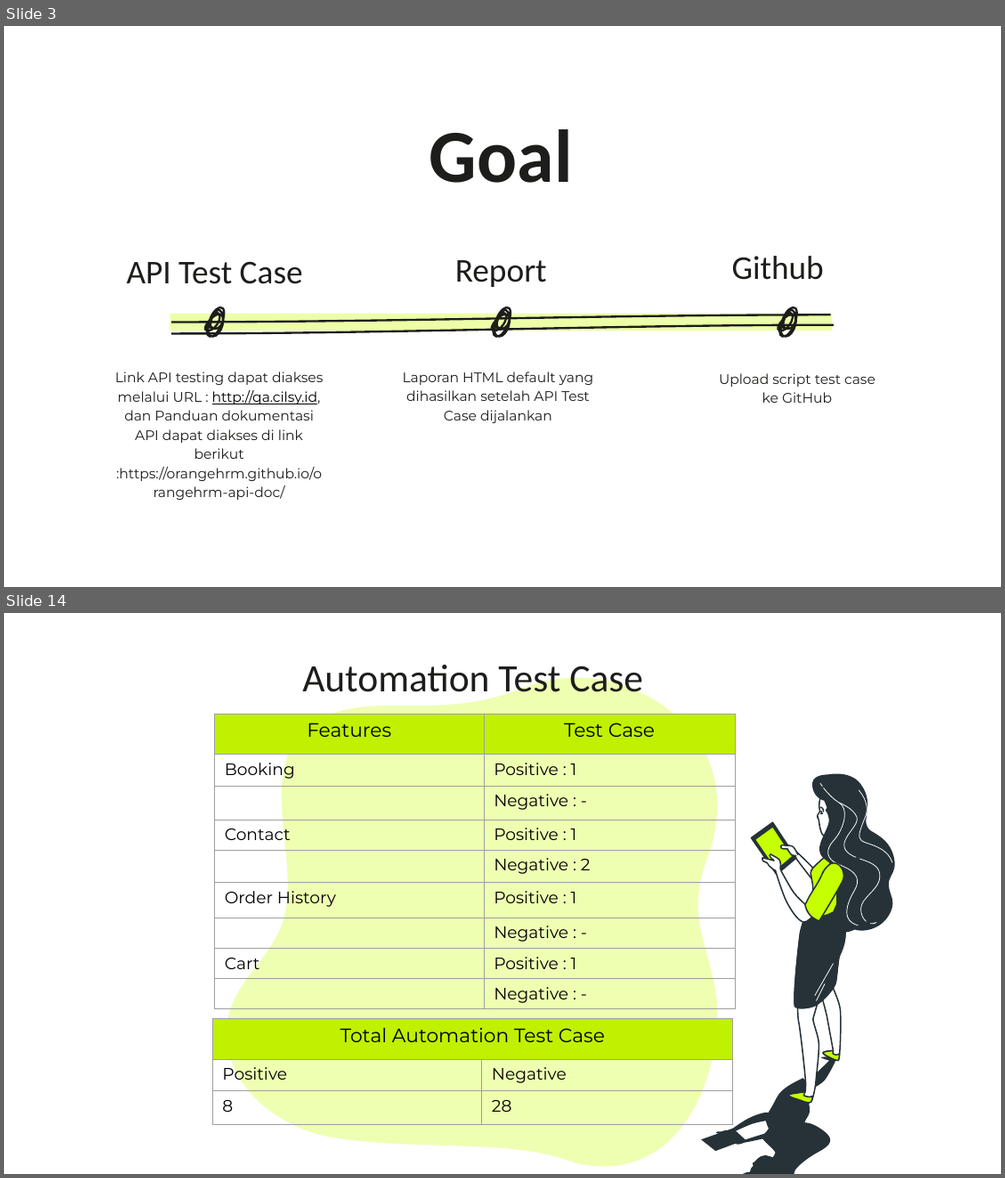
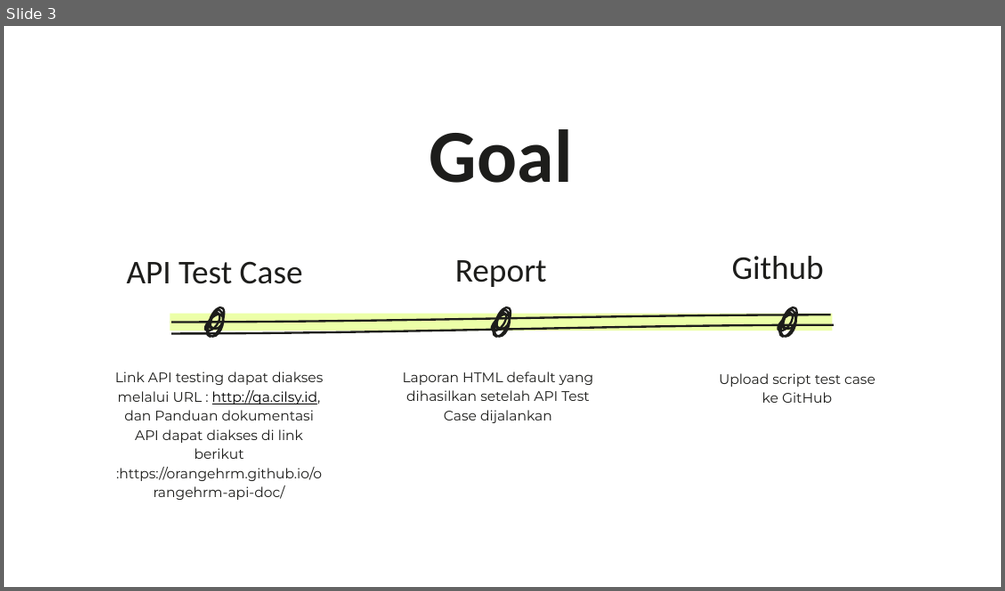
Before and after one commit to sopigp/Postman, a slide deck: SMALL PROJECT 3.pptx. Shown one above the other, each under a label of ours: slides 3 and 14 before the commit, slide 3 after it; the slides between them are not shown. The pictures are 1005x1178 and 1005x591 pixels, drawn with LibreOffice and Linux fonts; fonts in the diff are those of the drawing. Boxes give left, top, right and bottom in pixels: in the first picture for what was removed or moved away, otherwise in the second. Text is boxed around its words. In the diff, an @@ line names an element or a change of style, - is before the commit and + after.

```diff
--- a/SMALL PROJECT 3.pptx
+++ b/SMALL PROJECT 3.pptx
@@ slide 14 removed at (4,613,1001,1174), background #FFFFFF @@
@@ freeform shape removed at (121,613,867,1174) @@
@@ title removed at (302,659,643,701) @@
-Automation Test Case
@@ table removed at (214,714,735,1008), 9 rows, 2 columns @@
-Features | Test Case
-Booking | Positive : 1
- | Negative : -
-Contact | Positive : 1
- | Negative : 2
-Order History | Positive : 1
- | Negative : -
-Cart | Positive : 1
- | Negative : -
@@ group removed at (701,773,898,1174): 41 freeform shapes @@
@@ table removed at (212,1019,733,1125), 3 rows, 2 columns @@
-Total Automation Test Case | 
-Positive | Negative
-8 | 28
```
Also in this commit, not shown: 7 slides changed, 1 other slide removed, 3 other files.
